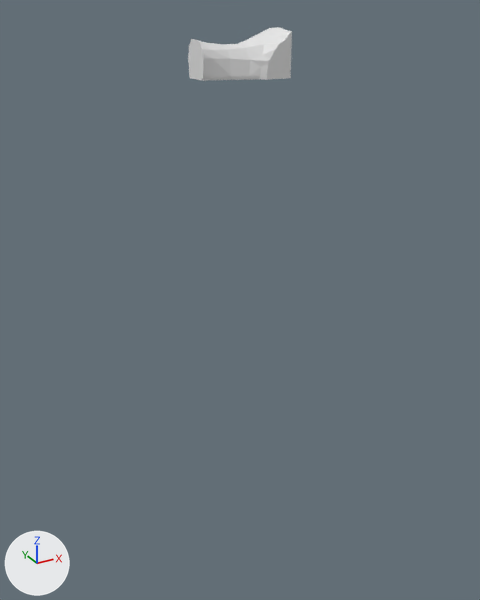
The glTF model assets/terrain/surface_pieces/surf_8_9.glb: old version first, new version second.
One viewpoint serves both versions: a 50 mm camera at (-86.8, 26.4, -1.3) aimed at (-66.7, 62.9, -19.5). Lighting does not change. The marker at lower left points along +X, +Y and +Z. The picture after the commit comes second. Where no turn or scale is listed for an object, it has been applied to the vertices.

The first picture shows 'geometry_0'.
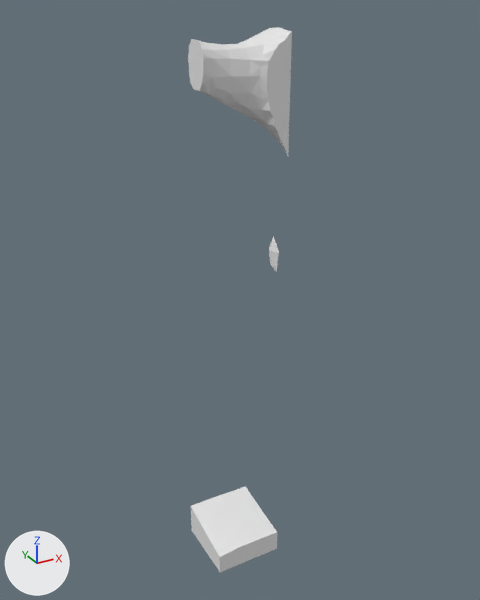
Edits to the scene script, one JSON object a line:
```json
{"block": "me_geometry_0", "where": "# used by ob_geometry_0; location = (0.0, 0.0, 0.0)"}
{"op": "remove", "block": "me_geometry_0", "code": "me_geometry_0.from_pydata(...)  # 109 vertices, 214 faces; spans x -70.0..-65.0, y 60.0..63.58, z -5.0..-2.35"}
{"op": "add", "block": "me_geometry_0", "code": "me_geometry_0.from_pydata(...)  # 264 vertices, 516 faces; spans x -70.0..-65.0, y 60.0..65.0, z -40.0..-2.35"}
{"block": "me_geometry_0", "change": "me_geometry_0 part 1: a new loose piece of 80 vertices spanning x -70.0..-65.0, y 60.0..65.0, z -40.0..-37.47"}
{"block": "me_geometry_0", "change": "me_geometry_0 part 2: a new loose piece of 19 vertices spanning x -65.24..-65.0, y 60.77..62.03, z -17.2..-14.86"}
{"block": "me_geometry_0", "change": "me_geometry_0 part 3"}
{"block": "me_geometry_0", "change": "22 vertices are removed from x -70.0..-65.0, y 60.0..63.42, z -5.0"}
{"block": "me_geometry_0", "change": "79 faces are deleted"}
{"block": "me_geometry_0", "change": "3 vertices move from x -69.34..-66.87, y 60.23..61.02, z -5.0 to x -69.24..-66.84, y 60.26..61.11, z -5.73..-5.39"}
{"block": "me_geometry_0", "change": "78 vertices are added at x -70.0..-65.0, y 60.0..63.31, z -9.54..-5.01"}
{"block": "me_geometry_0", "change": "191 new faces join them"}
```

Boxes (x1, y1, x2, y2) around the edits, measured in the pictures (480 x 600 px):
```json
{"object": "geometry_0", "change": "reshaped", "before": [188, 27, 292, 81], "after": [188, 27, 292, 572], "on screen": "893% taller"}
{"part": 1, "of": "me_geometry_0", "change": "added", "after": [191, 487, 277, 572]}
{"part": 2, "of": "me_geometry_0", "change": "added", "after": [269, 236, 279, 271]}
{"part": 3, "of": "me_geometry_0", "change": "built on", "before": [189, 32, 292, 81], "after": [189, 32, 292, 156]}
```
